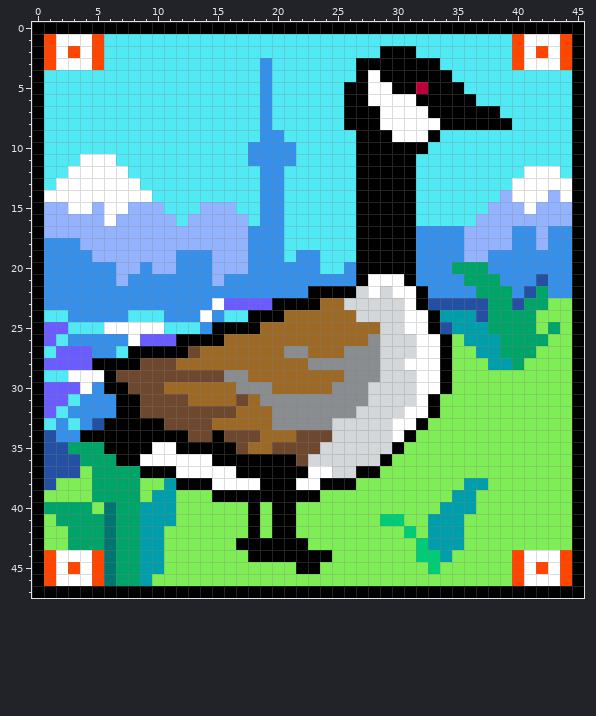
A pixel-art sprite gets an edit: pictures/goose2.png. The picture above is the old version.
The file is 46x48 pixels.
And afterwards:
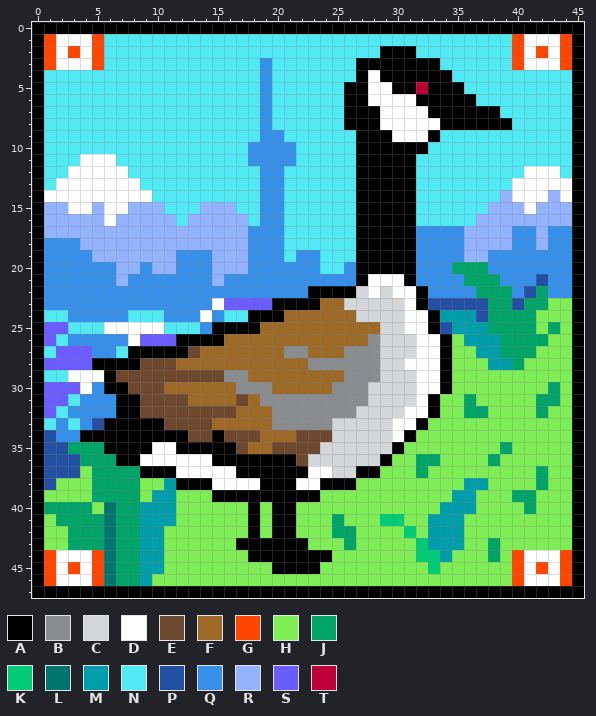
Palette (. is transparent): A #000000  B #898d90  C #d4d7d9  D #ffffff  E #6d482f  F #9c6926  G #ff4500  H #7eed56  J #00a368  K #00cc78  L #00756f  M #009eaa  N #51e9f4  P #2450a4  Q #3690ea  R #94b3ff  S #6a5cff  T #be0039
Commit: Removed scotland + updated goose
Changes in this commit:
y 30: x 43 H -> J
y 31: x 36 H -> J; x 42..43 HH -> JJ
y 32: x 36..37 HH -> JJ; x 42 H -> J
y 35: x 39 H -> J
y 36: x 32..33 HH -> JJ; x 38 H -> J
y 37: x 32 H -> J; x 42 H -> J
y 38: x 42 H -> J
y 39: x 40..41 HH -> JJ
y 40: x 41 H -> J
y 41: x 25 H -> J
y 42: x 25..26 HH -> JJ
y 43: x 26 H -> J; x 38 H -> J
y 44: x 38 H -> J
y 45: x 20..21 HH -> AA
Pixel boxes of the changes (left, top, right, bottom) in both pictures:
changed: (416, 382, 560, 562)
changed: (272, 514, 356, 574)
